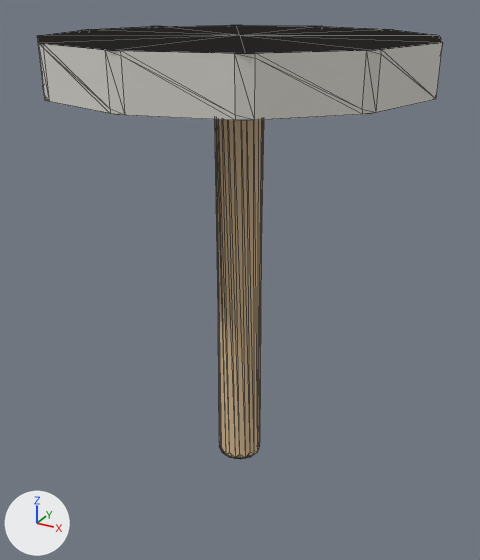
Two versions of the glTF model second-room/assets/furniture/side_table.glb, one commit apart.
Both versions are drawn from a 50 mm lens placed at (0.357, -0.648, 0.581), pointed at (0.002, -0.003, 0.258). The axes (+X, +Y, +Z) are drawn at lower left. The lights are the same throughout. The older version comes first. Mesh edges are drawn as thin lines. Vertices at exactly the same position are counted once.

The first picture shows 'side_table_oak_1', 'side_table_stone_0'.
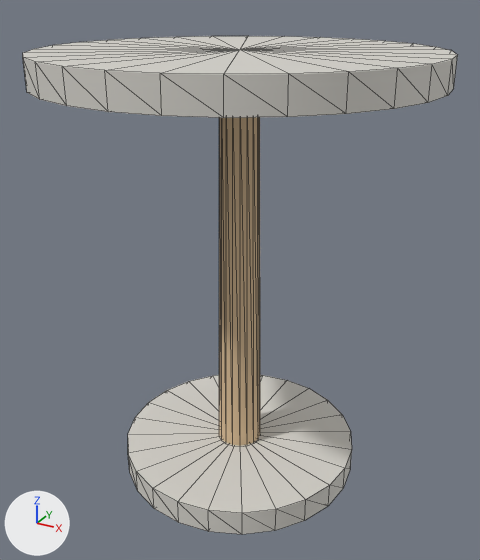
Where the change shows, as pixel boxes (x1, y1, x2, y2) in the pictures (480 x 560 px):
```json
{"object": "side_table_stone", "change": "added", "after": [23, 36, 458, 534]}
{"object": "side_table_stone_0", "change": "deleted", "before": [37, 25, 443, 121]}
{"object": "side_table_oak_1", "change": "reshaped", "before": [215, 119, 264, 459], "after": [219, 117, 260, 446], "on screen": "16% narrower"}
```

Scene script edits in JSON lines:
```json
{"op": "set", "path": "mat_stone.roughness", "old": "0.8", "new": "0.64"}
{"block": "me_side_table_oak_1", "where": "# used by ob_side_table_oak_1; location = (0.0, 0.0, 0.0)"}
{"op": "remove", "block": "me_side_table_oak_1", "code": "me_side_table_oak_1.from_pydata(...)  # 94 vertices, 114 faces; spans x -0.027..0.027, y -0.027..0.027, z 0.01..0.51"}
{"op": "add", "block": "me_side_table_oak_1", "code": "me_side_table_oak_1.from_pydata(...)  # 40 vertices, 72 faces; spans x -0.028..0.028, y -0.028..0.028, z 0.03..0.49"}
{"block": "me_side_table_oak_1", "change": "me_side_table_oak_1 part 1: the whole mesh is rebuilt"}
{"op": "add", "block": "me_side_table_stone", "code": ["me_side_table_stone = bpy.data.meshes.new('side_table_stone')", "me_side_table_stone.from_pydata(...)  # 112 vertices, 208 faces; spans x -0.22..0.22, y -0.22..0.22, z 0.0..0.521", "me_side_table_stone.materials.append(mat_stone)  # light grey #d8d6ce"]}
{"op": "remove", "block": "ob_side_table_stone_0", "code": ["ob_side_table_stone_0 = bpy.data.objects.new('side_table_stone_0', me_side_table_stone_0)", "ob_side_table_stone_0.location = (0.0, 0.0, 0.0)"]}
{"op": "add", "block": "ob_side_table_stone", "code": ["ob_side_table_stone = bpy.data.objects.new('side_table_stone', me_side_table_stone)", "ob_side_table_stone.location = (0.0, 0.0, 0.0)"]}
```
